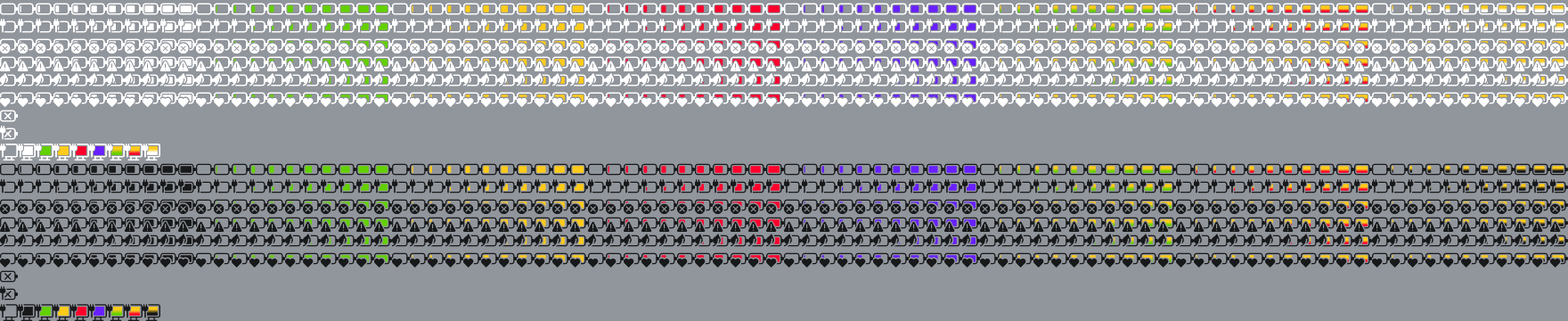
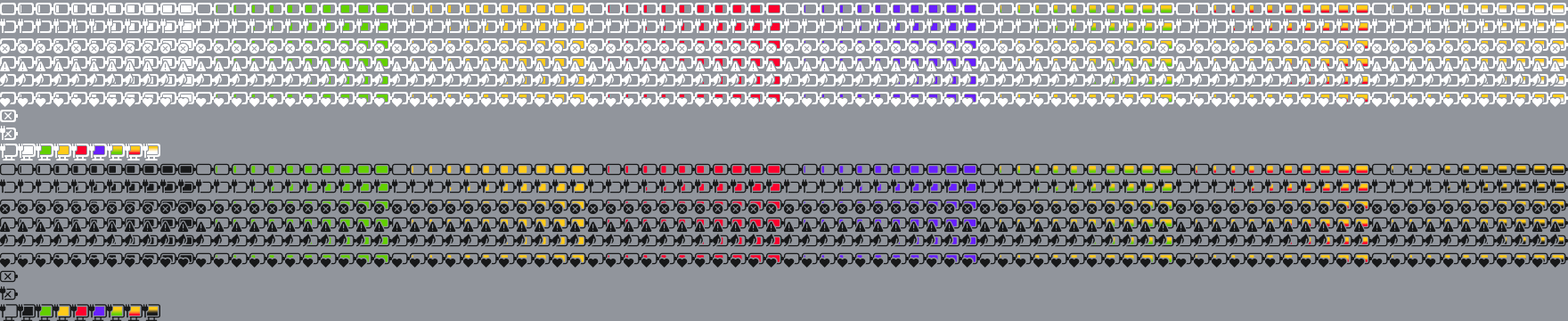
Revision of a layered 1568 x 321 image; what changed, layer by layer:
renamed "Light | Yellow-White Percent" to "ORIG - Light | Yellow-White Percent", hid it over left=1391, top=5, right=1564, bottom=102
renamed "Light | Yellow-Red Percent" to "ORIG - Light | Yellow-Red Percent", hid it over left=1195, top=5, right=1368, bottom=102
renamed "Light | Yellow-Green Percent" to "ORIG - Light | Yellow-Green Percent", hid it over left=999, top=5, right=1172, bottom=102
renamed "Light | Purple Percent" to "ORIG - Light | Purple Percent", hid it over left=803, top=5, right=976, bottom=102
renamed "Light | Red Percent" to "ORIG - Light | Red Percent", hid it over left=607, top=5, right=780, bottom=102
renamed "Light | Yellow Percent" to "ORIG - Light | Yellow Percent", hid it over left=411, top=5, right=584, bottom=102
renamed "Light | Green Percent" to "ORIG - Light | Green Percent", hid it over left=215, top=5, right=388, bottom=102
renamed "Light | WB Percent" to "ORIG - Light | WB Percent", hid it over left=19, top=5, right=192, bottom=102
removed layer "Light | WB Icon 2" over left=0, top=2, right=1568, bottom=161
renamed "Light | WB Icon" to "ORIG - Light | WB Icon", hid it over left=0, top=2, right=1568, bottom=161
added layer "Light | Yellow-White Percent" above "Light | Yellow-Red Percent" over left=1392, top=5, right=1564, bottom=102
added layer "Light | Yellow-Red Percent" above "Light | Yellow-Green Percent" over left=1196, top=5, right=1368, bottom=102
added layer "Light | Yellow-Green Percent" above "Light | Purple Percent" over left=1000, top=5, right=1172, bottom=102
added layer "Light | Purple Percent" above "Light | Red Percent" over left=804, top=5, right=976, bottom=102
added layer "Light | Red Percent" above "Light | Yellow Percent" over left=608, top=5, right=780, bottom=102
added layer "Light | WB Icon" above "Dark | Yellow-Black Percent" over left=0, top=2, right=1568, bottom=161
…and 117 more changes (109 added, 8 renamed, 8 visibility)
